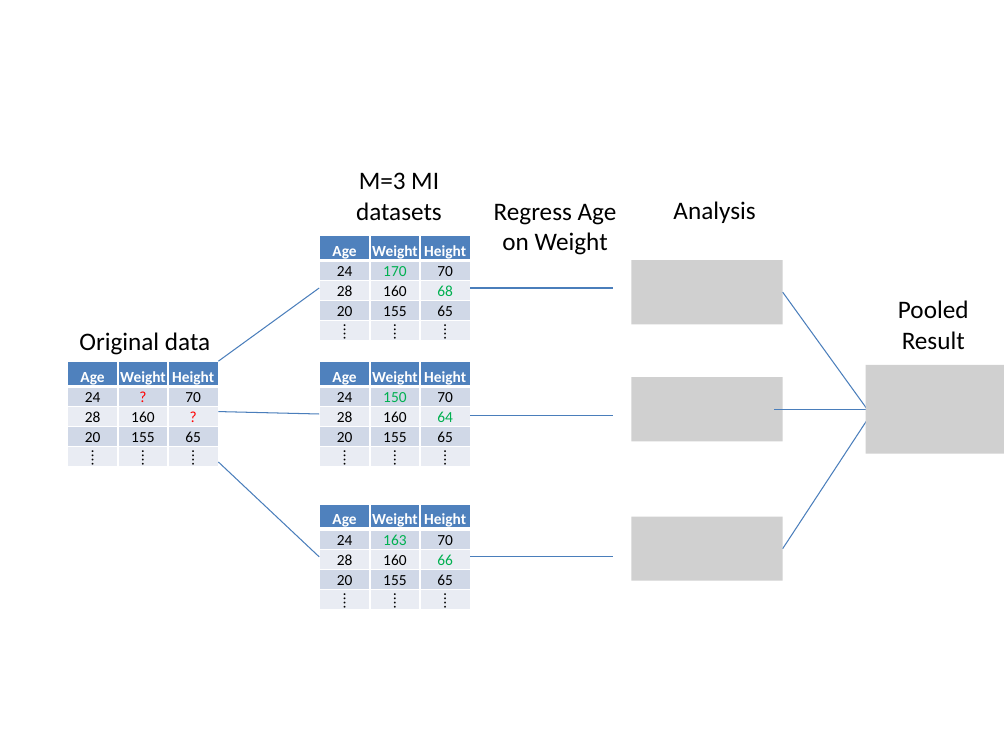
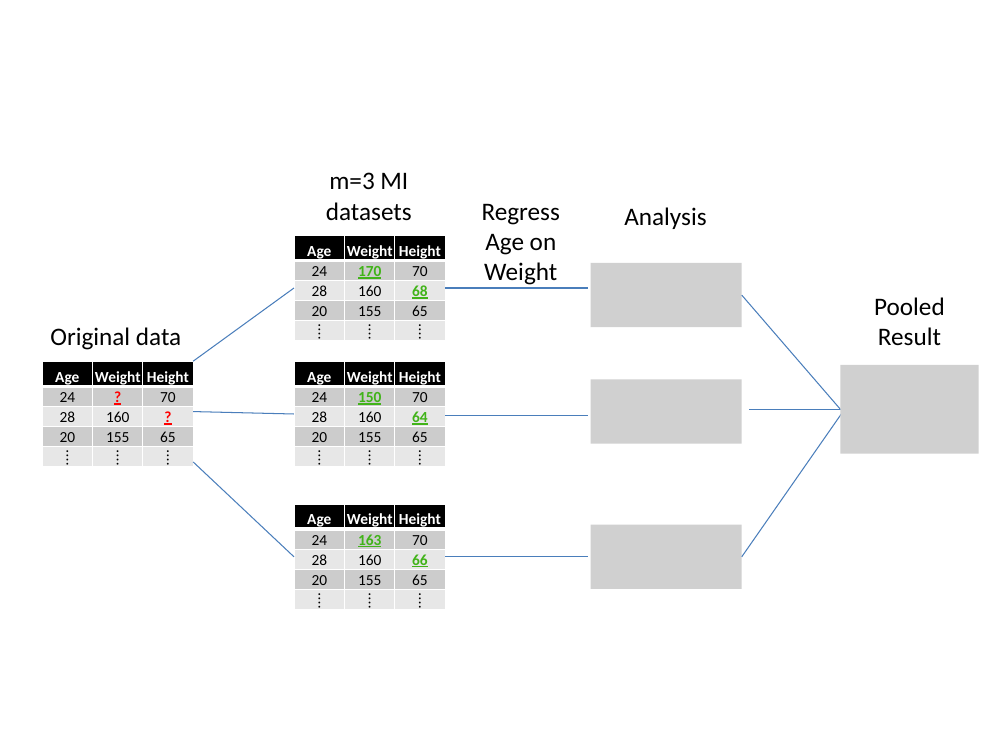
Before and after one commit to nkbxwb/Proposal, a slide deck: slide 1 of mi_picture.pptx. Drawn at 1008x756 pixels with LibreOffice and Linux fonts; fonts in the diff are those of the drawing; grey boxes stand for pictures. Boxes give left, top, right and bottom in pixels: in the first picture for what was removed or moved away, otherwise in the second. Text is boxed around its words. In the diff, an @@ line names an element or a change of style, - is before the commit and + after.

```diff
--- a/mi_picture.pptx
+++ b/mi_picture.pptx
@@ text at (326,172,412,221): text changed @@
-M=3 MI datasets
+m=3 MI datasets
@@ text "Regress Age on Weight" rewrapped from (494,203,617,255) to (482,203,560,285) @@
@@ text "Analysis": place and size @@
-text "Analysis" at (673,201,755,223)
+text "Analysis" at (624,207,706,229)
@@ table at (294,235,446,341) @@
@@ fill #4F81BD to #000000 in row 1 @@
@@ fill #D0D8E8 to #CCCCCC in 6 cells @@
@@ fill #E9EDF4 to #E7E7E7 in 6 cells @@
@@ text colour #00B050 to #41B319, bold on, underline on in "170", "68" @@
@@ picture: place and size @@
-picture at (632,260,783,325)
+picture at (591,263,742,328)
@@ line moved from (783, 292) - (870, 413) to (742, 295) - (841, 409) @@
@@ text "Pooled Result": place and size @@
-text "Pooled Result" at (898,300,969,349)
+text "Pooled Result" at (874,297,945,346)
@@ text "Original data": place and size @@
-text "Original data" at (79,332,210,355)
+text "Original data" at (50,327,181,350)
@@ table at (42,361,194,467) @@
@@ fill #4F81BD to #000000 in row 1 @@
@@ fill #D0D8E8 to #CCCCCC in 6 cells @@
@@ fill #E9EDF4 to #E7E7E7 in 6 cells @@
@@ bold on, underline on in "?", "?" @@
@@ table at (294,361,446,467) @@
@@ fill #4F81BD to #000000 in row 1 @@
@@ fill #D0D8E8 to #CCCCCC in 6 cells @@
@@ fill #E9EDF4 to #E7E7E7 in 6 cells @@
@@ text colour #00B050 to #41B319, bold on, underline on in "150", "64" @@
@@ picture: place and size @@
-picture at (632,377,783,442)
+picture at (591,379,742,444)
@@ 7 lines, 4 tables, 1 picture: place and size @@
-7 lines, 4 tables, 1 picture at (68,235,1004,610)
+7 lines, 4 tables, 1 picture at (42,235,979,610)
@@ line moved from (783, 548) - (870, 416) to (742, 556) - (845, 409) @@
@@ table at (294,504,446,610) @@
@@ fill #4F81BD to #000000 in row 1 @@
@@ fill #D0D8E8 to #CCCCCC in 6 cells @@
@@ fill #E9EDF4 to #E7E7E7 in 6 cells @@
@@ text colour #00B050 to #41B319, bold on, underline on in "163", "66" @@
@@ picture: place and size @@
-picture at (632,516,783,581)
+picture at (591,525,742,590)
```
Also in this commit, not shown: 2 other slides changed, 5 other files.
